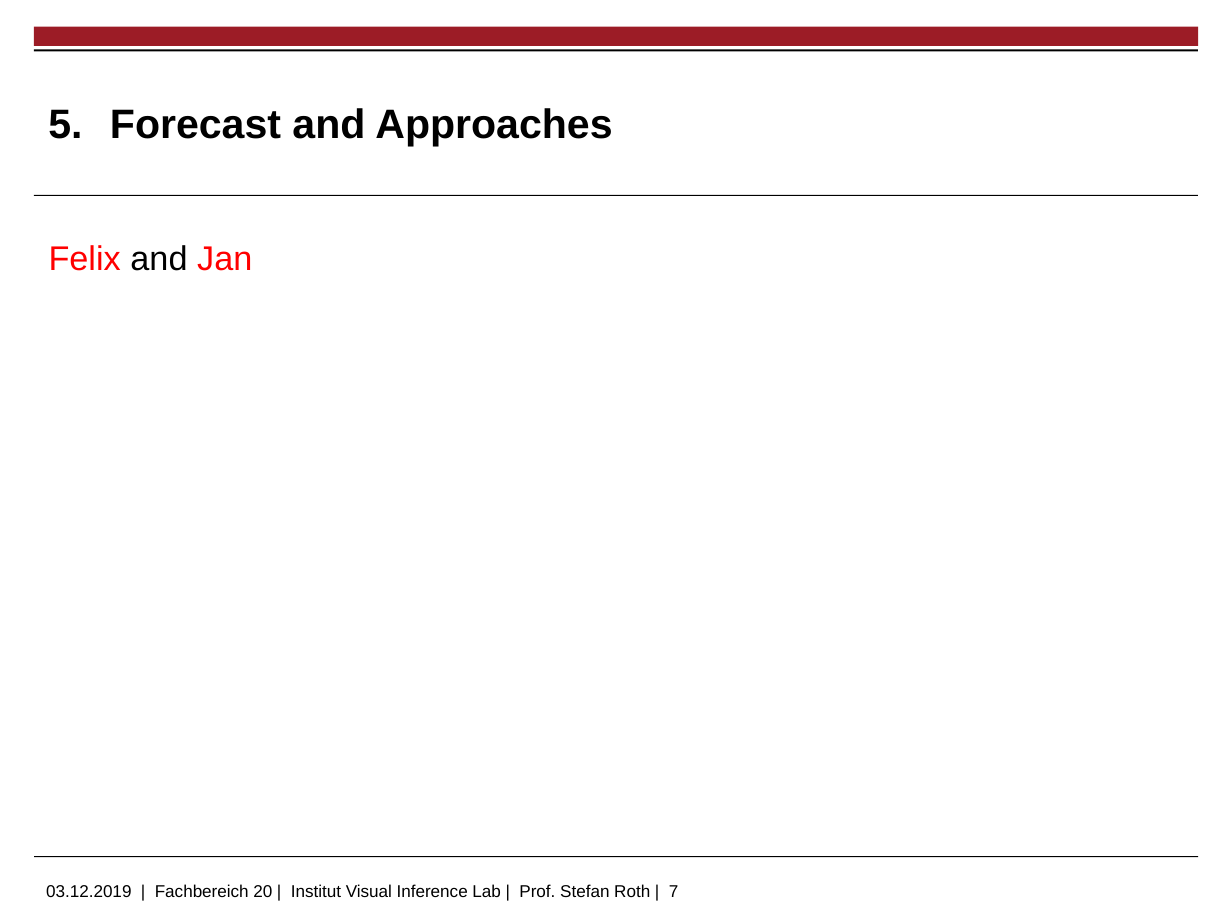
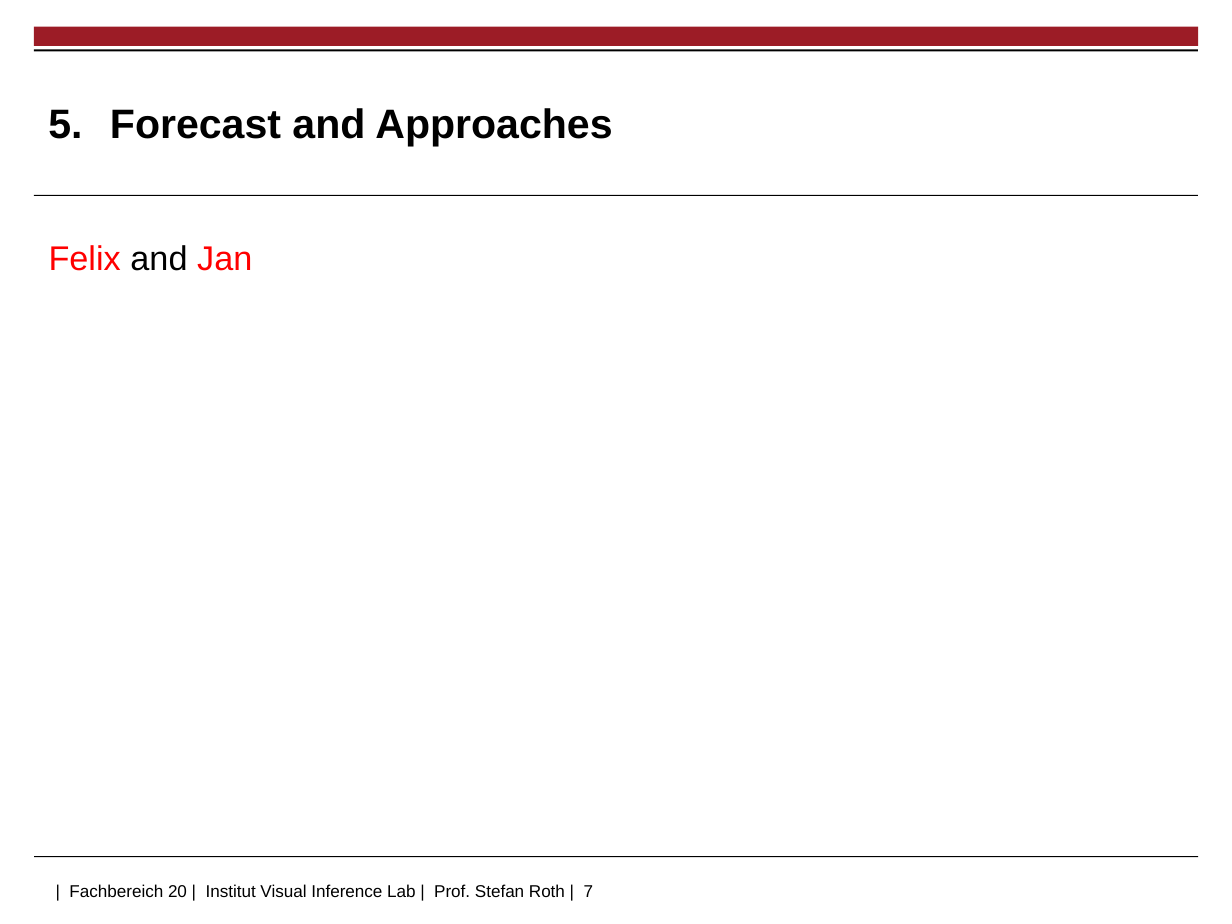
Before and after one commit to jhd-old/Deep-Learning-Lab, a slide deck: slide 7 of meetings/2019_12_12_midterm/midterm_accumulation.pptx. Drawn at 1232x924 pixels with LibreOffice and Linux fonts; fonts in the diff are those of the drawing; background and template pictures are left out. Boxes give left, top, right and bottom in pixels: in the first picture for what was removed or moved away, otherwise in the second. Text is boxed around its words. In the diff, an @@ line names an element or a change of style, - is before the commit and + after.

```diff
--- a/meetings/2019_12_12_midterm/midterm_accumulation.pptx
+++ b/meetings/2019_12_12_midterm/midterm_accumulation.pptx
@@ text at box(69, 884, 594, 897): text changed @@
-03.12.2019 | Fachbereich 20 | Institut Visual Inference Lab | Prof. Stefan Roth | 7
+| Fachbereich 20 | Institut Visual Inference Lab | Prof. Stefan Roth | 7
```
Also in this commit, not shown: 7 other slides changed, 7 other files.
